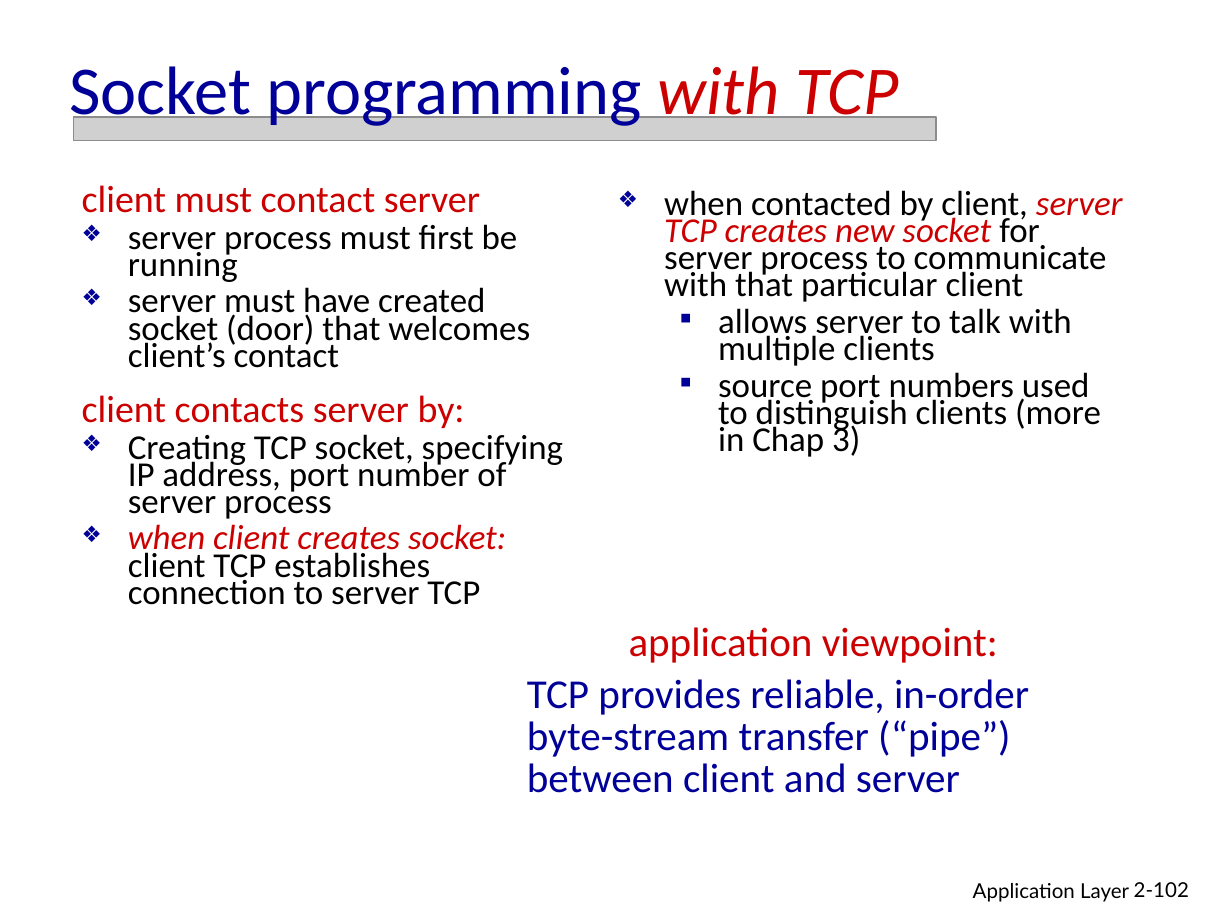
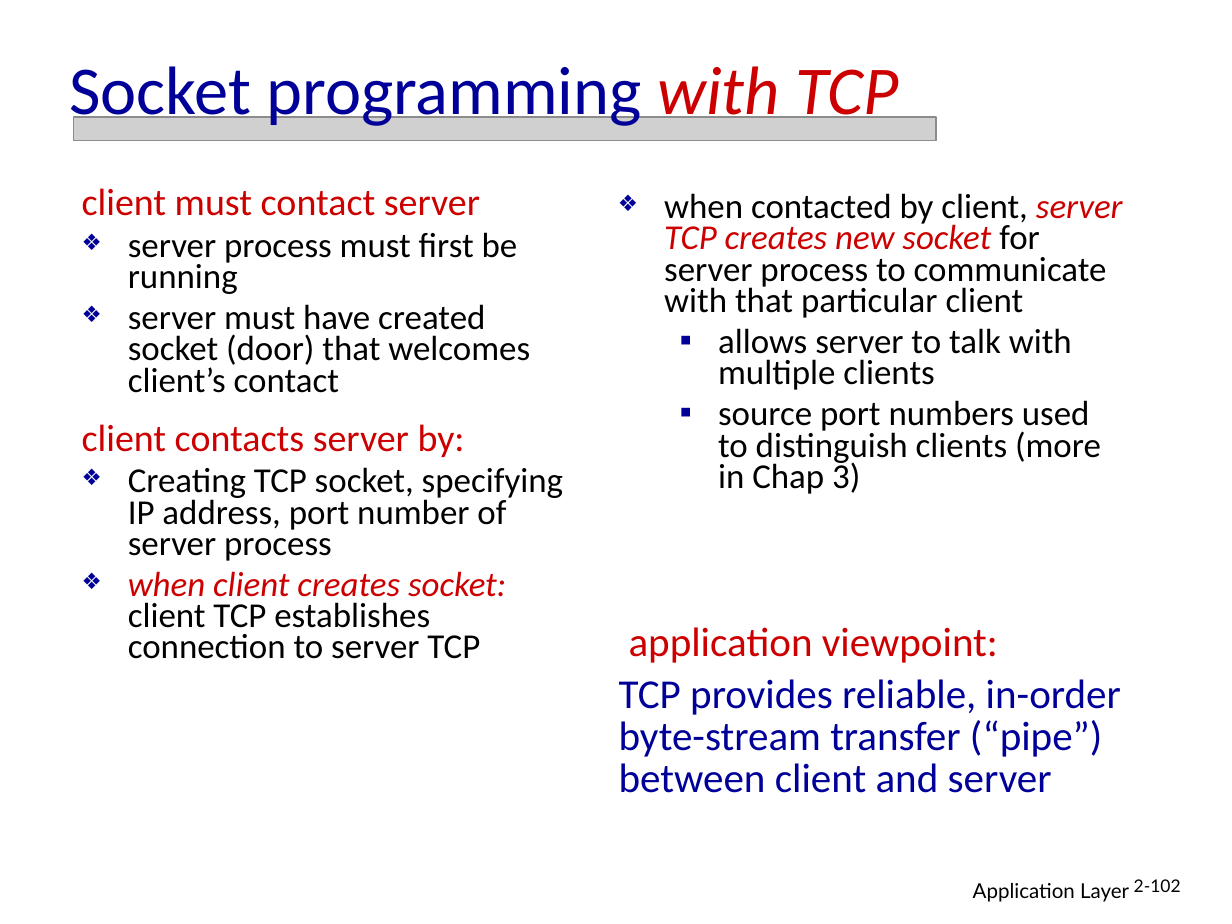
Before and after one commit to JohnNixon6972/5th-Sem-ISE, a slide deck: slide 102 of Computer Network/CHAPTER-2-PPT.ppt. Drawn at 1232x924 pixels with LibreOffice and Linux fonts; fonts in the diff are those of the drawing; grey boxes stand for pictures. Boxes give left, top, right and bottom in pixels: in the first picture for what was removed or moved away, otherwise in the second. Text is boxed around its words. In the diff, an @@ line names an element or a change of style, - is before the commit and + after.

```diff
--- a/Computer Network/CHAPTER-2-PPT.ppt
+++ b/Computer Network/CHAPTER-2-PPT.ppt
@@ text "client must contact server" at bbox=[82, 188, 563, 659]: line spacing 0.65 to 0.75 @@
@@ text "when contacted by client, server ..." at bbox=[664, 193, 1123, 494]: line spacing 0.65 to 0.75 @@
@@ text "TCP provides reliable, in-order": place and size @@
-text "TCP provides reliable, in-order" at bbox=[527, 679, 1029, 793]
+text "TCP provides reliable, in-order" at bbox=[619, 679, 1121, 793]
@@ page number at bbox=[1134, 879, 1181, 892]: size 12 to 10.2 pt; line spacing 1 to 0.9 @@
```
Also in this commit, not shown: 86 other slides changed, 2 other files.
